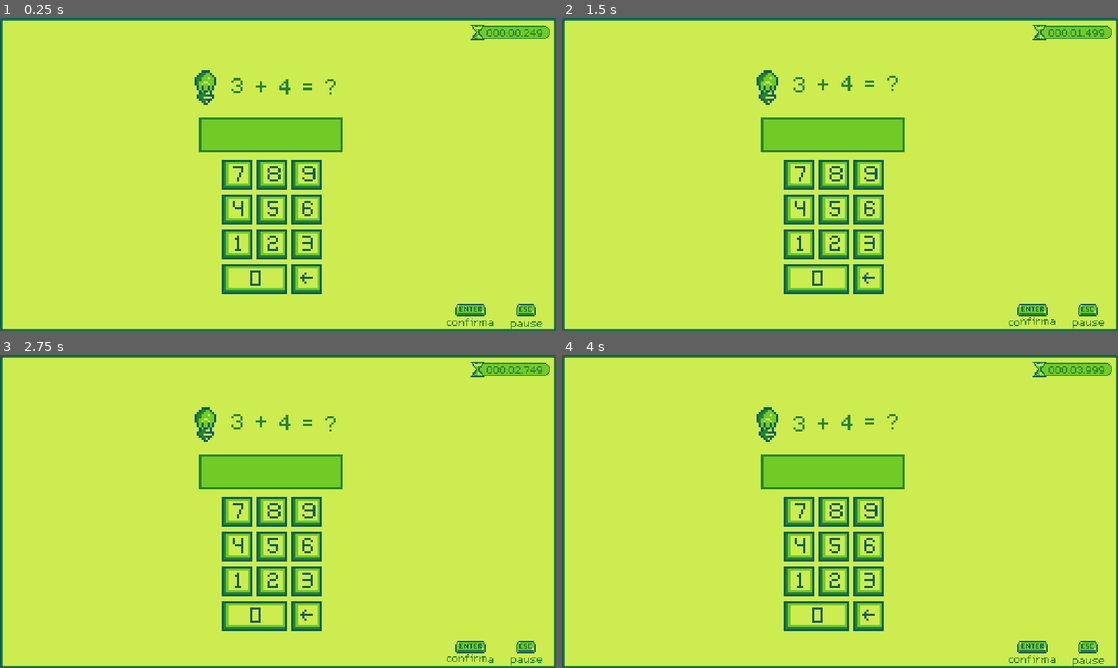
Above: before the commit, frames 1-4 (two rows, left to right).
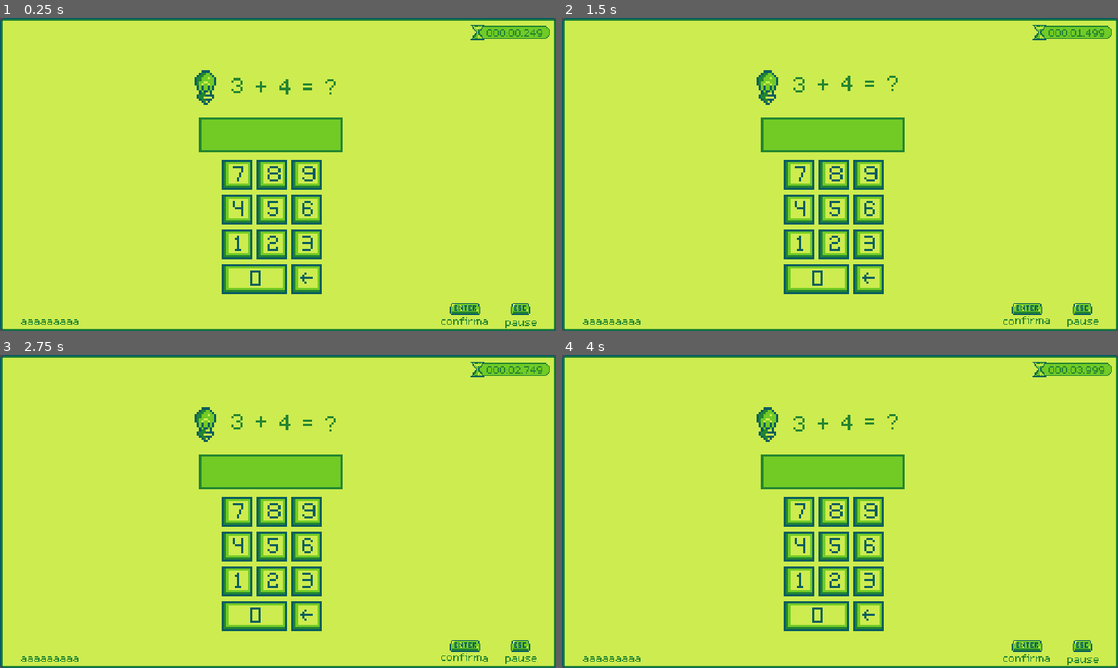
Above: after the commit, the same moments.

Repository: Matheuspimentell/Math-Hero
Game: Godot game, scene res://levels/time attack/sum_screen.tscn
Two runs of this game, one before a commit and one after it. Both use one fixed random seed, a clock stepped at 60 frames per second and the inputs below. The project has no main scene, so this scene is started directly.
Inputs:
- Up to frame 1 (0.25 s): no input
- Up to frame 2 (1.5 s): tap Enter (accept) at 0.5, 0.6, 1.35 s; hold D (move_right) from 0.53 s (still down); tap Space (jump) at 0.77 s
- Up to frame 3 (2.75 s): tap Space (jump) at 1.52 s; tap Enter (accept) at 2, 2.1 s; release D (move_right) at 2.03 s; hold A (move_left) from 2.03 s (still down)
- Up to frame 4 (4 s): release A (move_left) at 2.78 s; hold D (move_right) from 2.78 s (still down); tap Enter (accept) at 2.85, 3.6 s; tap Space (jump) at 3.02, 3.77 s

The runs differ from the first frame. In frame 1, 0.6% of the frame differs, in the area x 3-98%, y 91-100%; in frame 2, 0.6%; in frame 3, 0.6%; in frame 4, 0.6%.

Commit message:
Feature: Added a more generic sfx manager script

Diff:
--- a/levels/time attack/sum_screen.tscn
+++ b/levels/time attack/sum_screen.tscn
@@ -12,6 +12,11 @@
 [ext_resource type="Texture2D" uid="uid://1pa3ul32mq70" path="res://media/art/TileSet/ui_enter_tooltip.png" id="9_jalt5"]
 [ext_resource type="Texture2D" uid="uid://txm1w0ci8mur" path="res://media/art/TileSet/ui_esc_tooltop.png" id="10_enn5c"]
 [ext_resource type="Theme" uid="uid://dwabgko50wtt8" path="res://themes/default.tres" id="11_yakid"]
+[ext_resource type="Script" path="res://models/sfx_controller.gd" id="13_0eox5"]
+[ext_resource type="AudioStream" uid="uid://b72b2p4wyknva" path="res://audio/click.wav" id="14_1ag2l"]
+[ext_resource type="AudioStream" uid="uid://b5igkc5vmok0q" path="res://audio/error.wav" id="15_fmags"]
+[ext_resource type="AudioStream" uid="uid://btrtljhnvr85f" path="res://audio/correct_answer.wav" id="16_4olui"]
+[ext_resource type="AudioStream" uid="uid://b4h15hqrnsyqu" path="res://audio/wrong_answer.wav" id="17_dnfu6"]
 
 [sub_resource type="AtlasTexture" id="AtlasTexture_aq5yb"]
 atlas = ExtResource("6_ku6bg")
@@ -521,10 +526,19 @@
 horizontal_alignment = 1
 
 [node name="tooltips" type="Node2D" parent="."]
-position = Vector2(413, 255)
+position = Vector2(3, 252)
+
+[node name="match_seed" type="Label" parent="tooltips"]
+offset_top = 19.0
+offset_right = 87.0
+offset_bottom = 32.0
+theme = ExtResource("11_yakid")
+text = "aaaaaaaaa
+"
+horizontal_alignment = 1
 
 [node name="enter" type="Sprite2D" parent="tooltips"]
-position = Vector2(20, 13)
+position = Vector2(425, 15)
 texture = ExtResource("9_jalt5")
 
 [node name="Label" type="RichTextLabel" parent="tooltips/enter"]
@@ -537,7 +551,7 @@
 text = "[center][color=#238531][wave amp=5 freq=2]confirma[/wave][/color][/center]"
 
 [node name="esc" type="Sprite2D" parent="tooltips"]
-position = Vector2(71, 13)
+position = Vector2(476, 15)
 texture = ExtResource("10_enn5c")
 
 [node name="RichTextLabel" type="RichTextLabel" parent="tooltips/esc"]
@@ -549,10 +563,17 @@
 bbcode_enabled = true
 text = "[center][color=#238531][wave amp=5 freq=2]pause[/wave][/color][/center]"
 
-[node name="match_seed" type="Label" parent="."]
-offset_left = 4.0
-offset_top = 271.0
-offset_right = 91.0
-offset_bottom = 284.0
-theme = ExtResource("11_yakid")
-horizontal_alignment = 1
+[node name="sfx_manager" type="Node" parent="."]
+script = ExtResource("13_0eox5")
+
+[node name="click" type="AudioStreamPlayer" parent="sfx_manager"]
+stream = ExtResource("14_1ag2l")
+
+[node name="error" type="AudioStreamPlayer" parent="sfx_manager"]
+stream = ExtResource("15_fmags")
+
+[node name="correct_answer" type="AudioStreamPlayer" parent="sfx_manager"]
+stream = ExtResource("16_4olui")
+
+[node name="wrong_answer" type="AudioStreamPlayer" parent="sfx_manager"]
+stream = ExtResource("17_dnfu6")
--- a/models/equation.gd
+++ b/models/equation.gd
@@ -33,17 +33,17 @@
 func _generate_equations() -> Array:
 	match current_level:
 		levels.one_digit_unres:
-			return sumGenerator.gen_one_digit_unrestricted(10)
+			return sumGenerator.gen_one_digit_unrestricted(6)
 		levels.two_digit_res:
-			return sumGenerator.gen_two_digit_restricted(10)
+			return sumGenerator.gen_two_digit_restricted(6)
 		levels.two_digit_unres:
-			return sumGenerator.gen_two_digit_unrestricted(10)
+			return sumGenerator.gen_two_digit_unrestricted(6)
 		levels.three_digit_res:
-			return sumGenerator.gen_three_digit_restricted(10)
+			return sumGenerator.gen_three_digit_restricted(6)
 		levels.three_digit_unres:
-			return sumGenerator.gen_three_digit_unrestricted(10)
+			return sumGenerator.gen_three_digit_unrestricted(6)
 		_:
-			return sumGenerator.gen_one_digit_restricted(10)
+			return sumGenerator.gen_one_digit_restricted(6)
 
 func _set_text():
 	label.clear()
@@ -60,4 +60,5 @@
 	if _equation_index < _equations.size():
 		_set_text()
 	elif _equation_index >= _equations.size():
+		current_level = (current_level+1) as levels
 		level_finished.emit()
--- a/models/operations/sum/sum_screen.gd
+++ b/models/operations/sum/sum_screen.gd
@@ -18,6 +18,7 @@
 @onready var answerLabel = $password/Label
 @onready var equation = $equation
 @onready var timer = $timer
+@onready var sfx_manager = $sfx_manager
 
 func _ready():
 	# TODO: Get sum type from time attack manager
@@ -29,25 +30,27 @@
 func _input(_event):
 	if Input.is_action_just_pressed('accept'):
 		if equation.is_answer_correct(answerLabel.text):
-			# TODO Send signal to sfx manager
+			sfx_manager.play_sound("correct_answer")
 			equation.next()
 			answerLabel.text = ""
 		else:
 			answerLabel.text = ""
-			# TODO: send signal to sfx manager
+			sfx_manager.play_sound("wrong_answer")
 
 func _on_numpad_clicked(buttonName):
 	var button = NUMPADKEYS[buttonName]
+
 	if button == NUMPADKEYS.backspace:
-		if not answerLabel.text.is_empty():
+		if answerLabel.text.is_empty():
+			print_debug("Label is empty")
+			sfx_manager.play_sound("error")
+			return
+		else:
 			answerLabel.text = answerLabel.text.erase(answerLabel.text.length()-1, 1)
-			# TODO: Send signal to sfx manager
-		else:
-			# TODO: Send error signal to sfx manager
-			print_debug("Label is empty")
 	else:
 		answerLabel.text+=str(button)
-		# TODO: Send signal to sfx manager
+
+	sfx_manager.play_sound("click")
 
 func _on_level_finished():
 	timer.save_timer()
--- a/models/sfx_controller.gd
+++ b/models/sfx_controller.gd
@@ -1,16 +1,14 @@
 extends Node
 
-var soundBoard: Dictionary
+var _sounds: Dictionary
 
 func _ready():
-	var sounds = self.get_children()
-	for sound in sounds:
-		soundBoard[sound.name] = sound
+	for sound: AudioStreamPlayer in get_children():
+		_sounds[sound.name] = sound
 
-func _on_numpad_clicked(key:String):
-	if key == 'backspace':
-		#TODO send erase singal to passwordbox
-		pass
-	else:
-		soundBoard['click'].play()
-		#TODO send append signal to passwordBox
+func play_sound(soundName: String):
+	if not _sounds.has(soundName):
+		print_debug("Sound name not found in sfx manager.")
+		return
+
+	_sounds[soundName].play()
--- a/scenes/transitions/next_level_transition.tscn
+++ b/scenes/transitions/next_level_transition.tscn
@@ -45,7 +45,6 @@
 
 [sub_resource type="Animation" id="Animation_b3viw"]
 resource_name = "fade_in"
-length = 0.5
 tracks/0/type = "value"
 tracks/0/imported = false
 tracks/0/enabled = true
@@ -53,7 +52,7 @@
 tracks/0/interp = 1
 tracks/0/loop_wrap = true
 tracks/0/keys = {
-"times": PackedFloat32Array(0, 0.5),
+"times": PackedFloat32Array(0, 1),
 "transitions": PackedFloat32Array(1, 1),
 "update": 0,
 "values": [Color(1, 1, 1, 0), Color(1, 1, 1, 1)]
@@ -65,7 +64,7 @@
 tracks/1/interp = 1
 tracks/1/loop_wrap = true
 tracks/1/keys = {
-"times": PackedFloat32Array(0, 0.5),
+"times": PackedFloat32Array(0, 1),
 "transitions": PackedFloat32Array(1, 1),
 "update": 0,
 "values": [Vector2(181.5, 300), Vector2(181.5, 118)]
@@ -77,57 +76,16 @@
 tracks/2/interp = 1
 tracks/2/loop_wrap = true
 tracks/2/keys = {
-"times": PackedFloat32Array(0, 0.5),
+"times": PackedFloat32Array(0, 1),
 "transitions": PackedFloat32Array(1, 1),
 "update": 0,
 "values": [Color(1, 1, 1, 0), Color(1, 1, 1, 1)]
 }
 
-[sub_resource type="Animation" id="Animation_xv4nu"]
-resource_name = "fade_out"
-length = 0.5
-tracks/0/type = "value"
-tracks/0/imported = false
-tracks/0/enabled = true
-tracks/0/path = NodePath("background:modulate")
-tracks/0/interp = 1
-tracks/0/loop_wrap = true
-tracks/0/keys = {
-"times": PackedFloat32Array(0, 0.5),
-"transitions": PackedFloat32Array(1, 1),
-"update": 0,
-"values": [Color(1, 1, 1, 1), Color(1, 1, 1, 0)]
-}
-tracks/1/type = "value"
-tracks/1/imported = false
-tracks/1/enabled = true
-tracks/1/path = NodePath("label:position")
-tracks/1/interp = 1
-tracks/1/loop_wrap = true
-tracks/1/keys = {
-"times": PackedFloat32Array(0, 0.5),
-"transitions": PackedFloat32Array(1, 1),
-"update": 0,
-"values": [Vector2(181.5, 118), Vector2(181.5, 300)]
-}
-tracks/2/type = "value"
-tracks/2/imported = false
-tracks/2/enabled = true
-tracks/2/path = NodePath("label:modulate")
-tracks/2/interp = 1
-tracks/2/loop_wrap = true
-tracks/2/keys = {
-"times": PackedFloat32Array(0, 0.5),
-"transitions": PackedFloat32Array(1, 1),
-"update": 0,
-"values": [Color(1, 1, 1, 1), Color(1, 1, 1, 0)]
-}
-
 [sub_resource type="AnimationLibrary" id="AnimationLibrary_aggnt"]
 _data = {
 "RESET": SubResource("Animation_wv4ya"),
-"fade_in": SubResource("Animation_b3viw"),
-"fade_out": SubResource("Animation_xv4nu")
+"fade_in": SubResource("Animation_b3viw")
 }
 
 [node name="next_Level_transition" type="CanvasLayer"]
@@ -155,7 +113,7 @@
 offset_left = 181.5
 offset_top = 300.0
 offset_right = 330.5
-offset_bottom = 352.0
+offset_bottom = 352.001
 grow_horizontal = 2
 grow_vertical = 2
 theme = ExtResource("2_3fnni")
Not shown: 1 places in levels/time attack/sum_screen.tscn that only renumber resources
Not shown: 1 places in scenes/transitions/next_level_transition.tscn that only renumber resources
